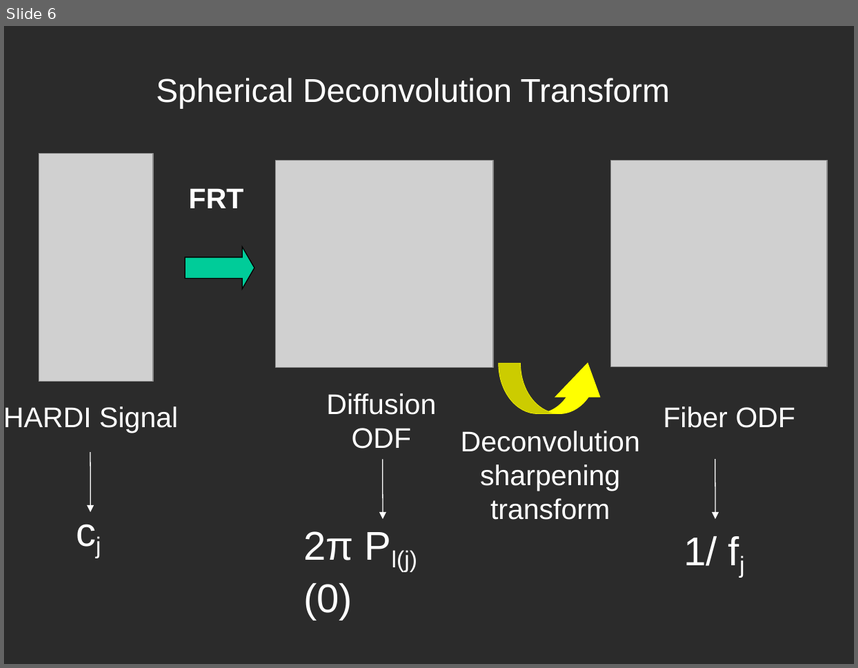
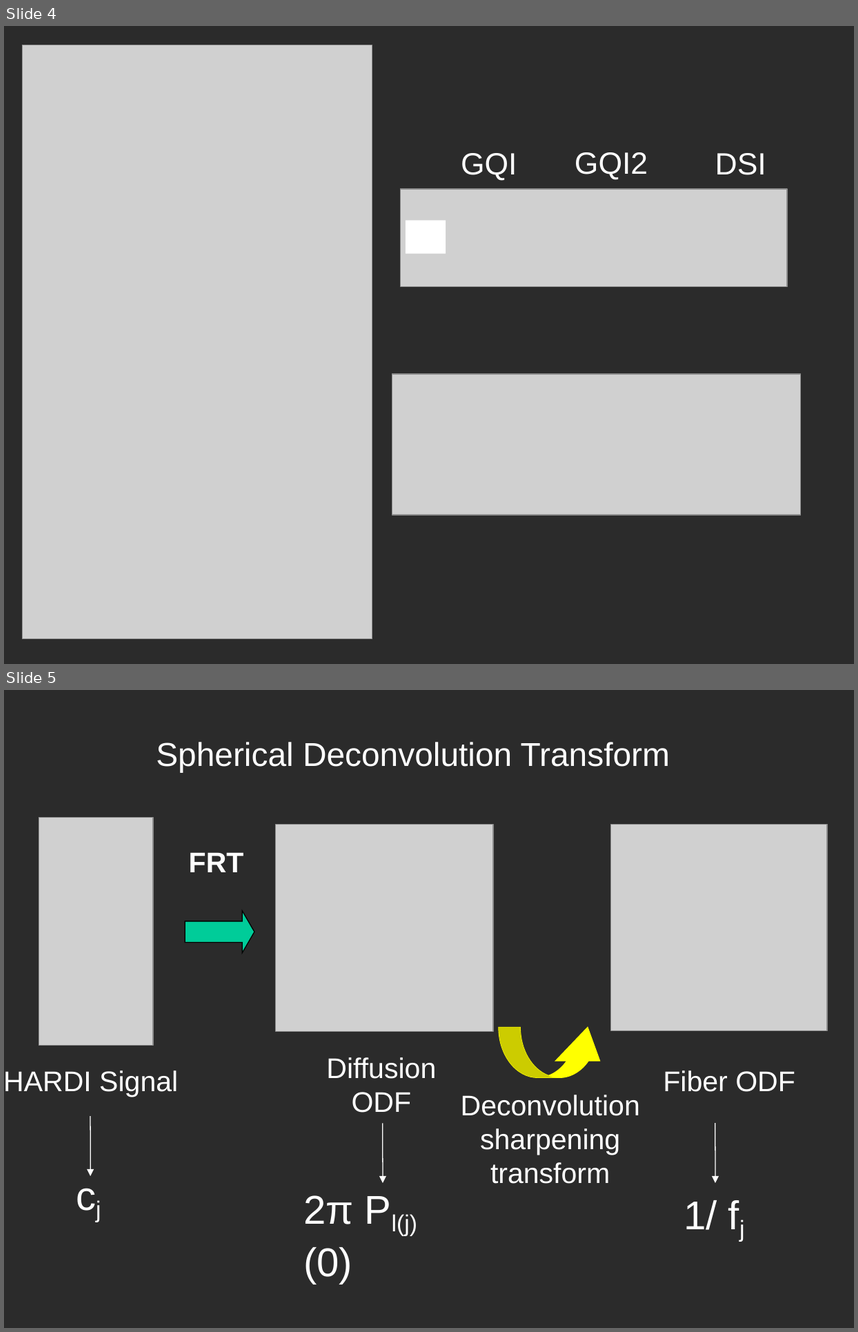
Before and after one commit to Garyfallidis/isbi2013, a slide deck: abstracts/Elef_Presentation.odp. Shown one above the other, each under a label of ours: slide 6 before the commit, slides 4 and 5 after it. The pictures are 858x668 and 858x1332 pixels, drawn with LibreOffice and Linux fonts; fonts in the diff are those of the drawing; grey boxes stand for pictures; background and template pictures are left out; a plain dark background stands for a picture behind light text. Boxes give left, top, right and bottom in pixels: in the first picture for what was removed or moved away, otherwise in the second. Text is boxed around its words. In the diff, an @@ line names an element or a change of style, - is before the commit and + after.

```diff
--- a/abstracts/Elef_Presentation.odp
+++ b/abstracts/Elef_Presentation.odp
@@ slide 4 added at (x1=4, y1=26, x2=854, y2=664), background picture (left out) @@
@@ picture added at (x1=23, y1=45, x2=372, y2=639) @@
@@ text added at (x1=461, y1=153, x2=517, y2=181), 26 pt, text #FFFFFF @@
+GQI
@@ text added at (x1=575, y1=152, x2=648, y2=180), 26 pt, text #FFFFFF @@
+GQI2
@@ text added at (x1=715, y1=153, x2=766, y2=175), 26 pt, text #FFFFFF @@
+DSI
@@ picture added at (x1=400, y1=190, x2=787, y2=287) @@
@@ rectangle added at (x1=406, y1=220, x2=445, y2=253), fill #FFFFFF @@
@@ picture added at (x1=392, y1=374, x2=802, y2=515) @@
@@ what was slide 6 is now slide 5 @@
```
Also in this commit, not shown: 6 slides changed, 1 slide removed, 1 other file.
